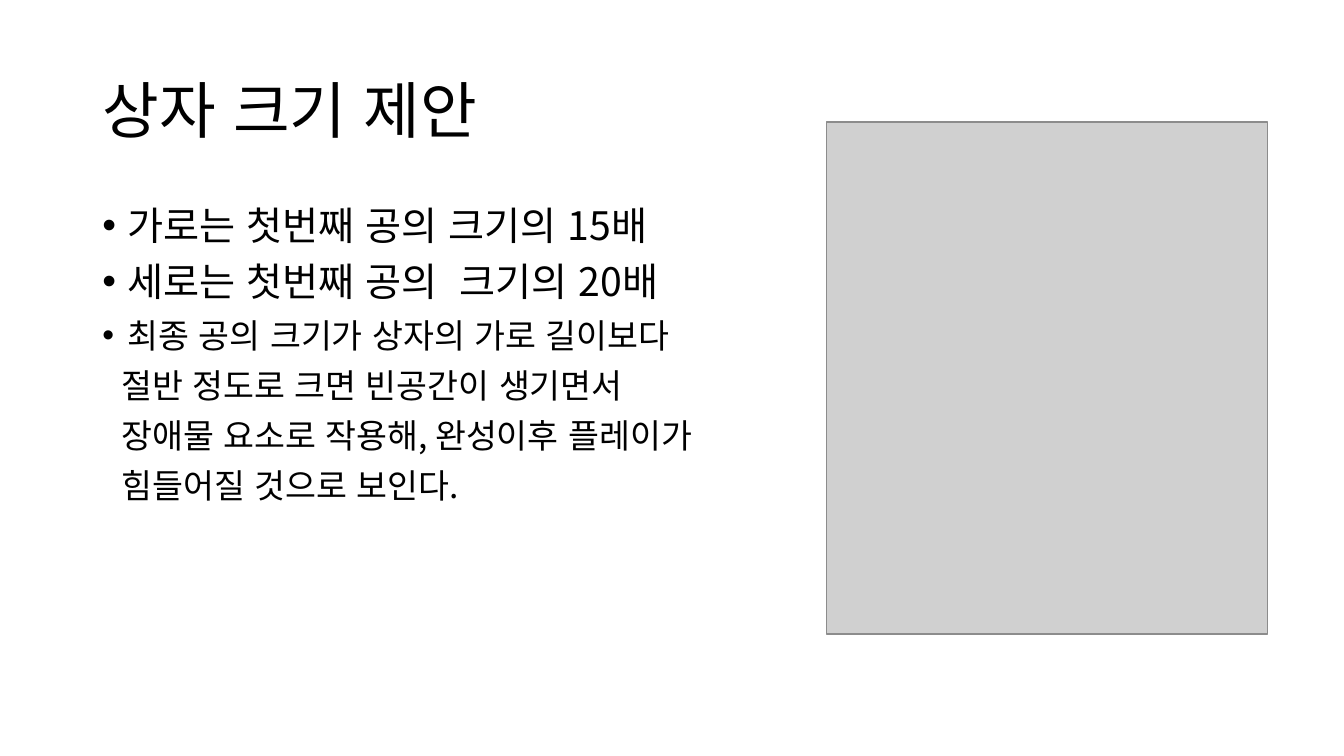
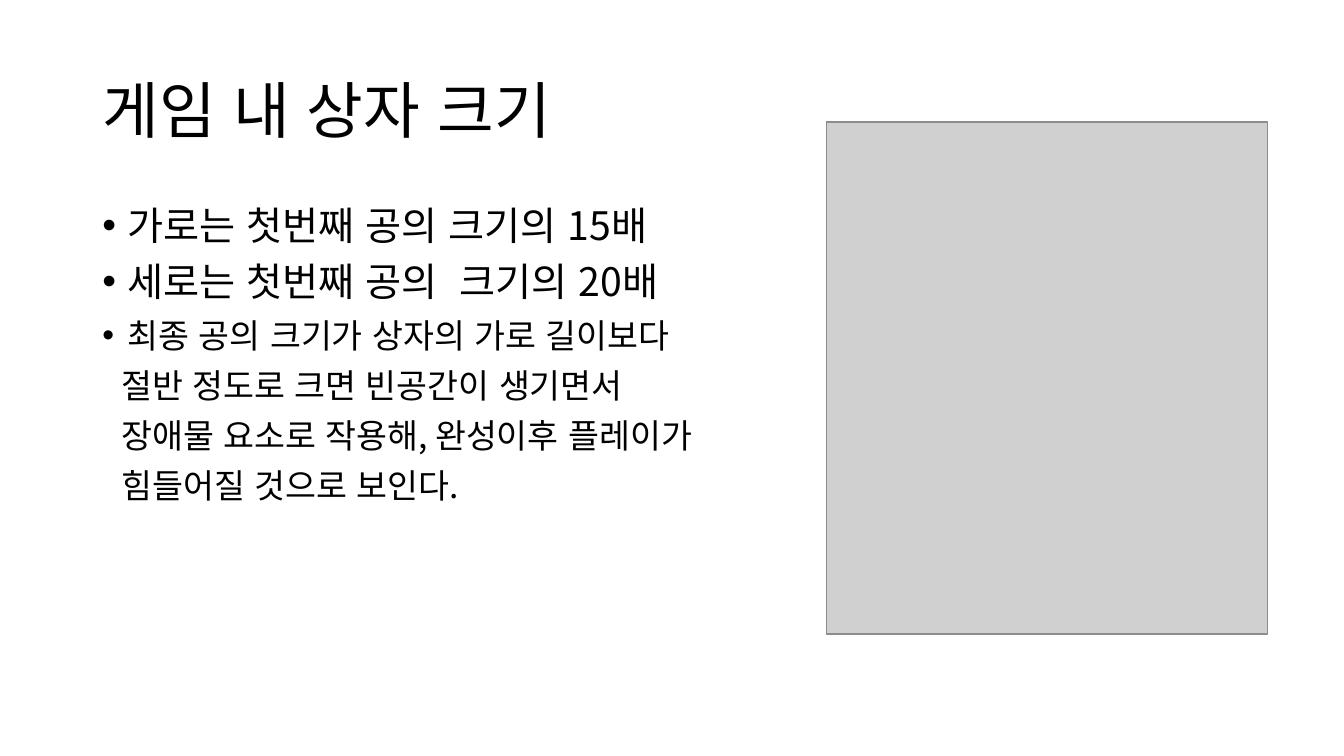
Before and after one commit to AniWhY0909/SSC_WM_Project, a slide deck: slide 9 of Documents/Suika.Watermelon/기획서(박정우).pptx (slide 8 before the commit). Drawn at 1344x756 pixels with LibreOffice and Linux fonts; fonts in the diff are those of the drawing; grey boxes stand for pictures. Boxes give left, top, right and bottom in pixels: in the first picture for what was removed or moved away, otherwise in the second. Text is boxed around its words. In the diff, an @@ line names an element or a change of style, - is before the commit and + after.

```diff
--- a/Documents/Suika.Watermelon/기획서(박정우).pptx
+++ b/Documents/Suika.Watermelon/기획서(박정우).pptx
@@ title at [102,82,551,138]: text changed @@
-상자 크기 제안
+게임 내 상자 크기
```
Also in this commit, not shown: 6 other slides changed, 2 slides added, 1 slide removed.
